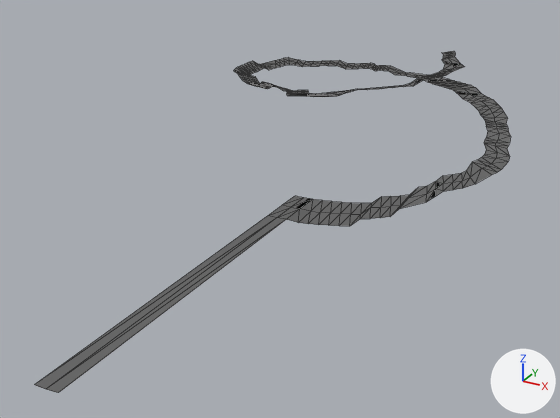
The glTF model src/components/models/road.gltf, before and after one commit.
One viewpoint serves both versions: a 50 mm camera at (98.0, -172.8, 99.7) aimed at (2.6, 0.7, 12.9). Every picture has the same lights, and +X, +Y and +Z are marked at lower right. Mesh edges are drawn as thin lines. Vertices at the same position are counted once.

Objects in the first picture: 'Road_Long'.
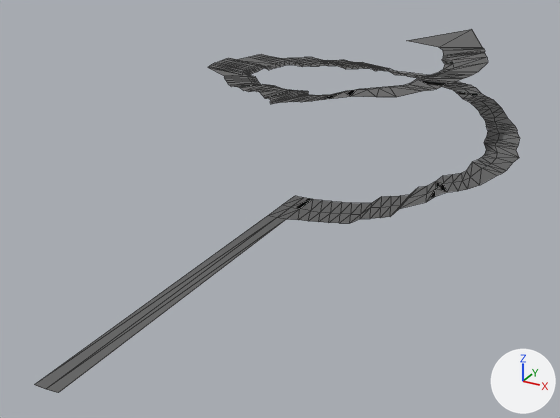
Location of each change, (x1, y1, x2, y2) in pixels of the pictures (560 x 418 px; the box of a moved part takes in the faces that stretch with it):
'Road_Long', reshaped (6% taller): before (35, 51, 511, 393); after (35, 29, 520, 393)
part 1 of me_cylinder_004, built on: before (234, 51, 464, 96); after (208, 29, 488, 104)
part 2 of me_cylinder_004, moved or reshaped: before (287, 209, 361, 226); after (287, 209, 361, 223)
part 3 of me_cylinder_004, moved or reshaped: before (436, 118, 511, 196); after (436, 118, 520, 196)

The edits, one by one:
me_cylinder_004 is used by ob_road_long; location (0.0, 50.0, 1.0).
Verts and faces of me_cylinder_004; kept vertices keep their numbers, new ones are numbered from 398.
Before the commit, vertices of me_cylinder_004: 49 (19.0, -46.0, 9.0) at pixel (339, 225), 50 (17.0, -47.0, 9.0) at pixel (328, 225), 51 (14.0, -48.0, 9.0) at pixel (318, 224), 52 (11.0, -49.0, 9.0) at pixel (308, 223), 53 (9.0, -50.0, 9.0) at pixel (298, 222).
Before the commit, vertices of me_cylinder_004: 58 (22.0, -45.0, 9.0) at pixel (349, 226).
Before the commit, vertices of me_cylinder_004: 74 (41.0, -25.0, 16.0) at pixel (443, 191), 75 (48.0, -17.0, 17.0) at pixel (475, 184), 76 (45.0, -20.0, 16.0) at pixel (462, 188), 77 (43.0, -23.0, 16.0) at pixel (453, 189), 78 (51.0, -12.0, 19.0) at pixel (491, 174).
Before the commit, vertices of me_cylinder_004: 79 (52.0, 4.0, 19.0) at pixel (509, 156), 80 (53.0, 1.0, 19.0) at pixel (508, 161), 81 (53.0, -7.0, 19.0) at pixel (501, 169), 82 (52.0, -10.0, 19.0) at pixel (497, 172), 83 (51.0, 6.0, 21.0) at pixel (507, 148).
Before the commit, vertices of me_cylinder_004: 84 (50.0, 14.0, 22.0) at pixel (510, 136), 85 (50.0, 12.0, 21.0) at pixel (509, 143), 86 (50.0, 9.0, 21.0) at pixel (508, 146), 99 (48.0, 17.0, 23.0) at pixel (508, 131), 100 (46.0, 24.0, 23.0) at pixel (506, 124).
Before the commit, vertices of me_cylinder_004: 101 (47.0, 22.0, 23.0) at pixel (507, 126), 102 (48.0, 19.0, 23.0) at pixel (508, 129).
me_cylinder_004 had 398 vertices, 524 faces and spanned x -43.0..53.0, y -140.0..57.0, z 9.0..45.0.
me_cylinder_004 now has 400 vertices, 526 faces and spans x -53.0..55.0, y -140.0..57.0, z 10.0..49.0.
Part 1, on me_cylinder_004:
14 vertices in x -42.0..-8.0, y 10.0..54.0, z 30.0..36.0 move by (-11.0, 0.0, 0.0).
11 vertices in x -41.0..-1.0, y 14.0..57.0, z 27.0..35.0 move by (-12.0, 0.0, 0.0).
9 vertices in x -43.0..-39.0, y -6.0..13.0, z 36.0..37.0 move by (-10.0, 0.0, 0.0).
9 vertices in x -8.0..8.0, y -34.0..-27.0, z 39.0..42.0 move by (0.0, -10.0, 0.0).
5 vertices in x 27.0..30.0, y 15.0..22.0, z 45.0 move by (7.0, 8.0, 0.0).
3 vertices in x -6.0..24.0, y -25.0..20.0, z 38.0..44.0 move by (0.0, 0.0, 1.0).
37 vertices move from x -36.0..34.0, y -35.0..22.0, z 36.0..45.0 to x -36.0..40.0, y -44.0..27.0, z 36.0..46.0.
2 vertices are added at (10.0, 23.0, 47.0), (27.0, 40.0, 49.0).
2 new faces join them.
Part 2, on me_cylinder_004:
Vertices 49 to 53, 58 move by (0.0, 0.0, 1.0).
Part 3, on me_cylinder_004:
Vertices 74, 75, 80, 81, 82 move by (1.0, 0.0, 0.0).
Vertices 76, 77, 78, 83, 84, 102 move by (2.0, 0.0, 0.0).
Vertices 79, 85, 86, 99, 100, 101 move by (3.0, 0.0, 0.0).
